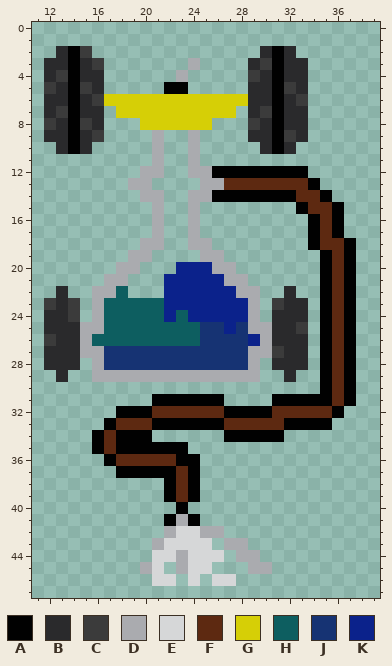
Two states of a pixel-art sprite, sprites/Hookah/3.png. Above: the version before the commit.
The file is 50x50 pixels. Shown: x 11..39, y 0..47.
Palette (. is transparent): A #010101  B #2a2a2c  C #3b3b3b  D #aaabaf  E #d6d7d8  F #5d2911  G #d6cf06  H #0d5e60  J #163373  K #0b228b
Pixels before, first column x 12:
 2 .BAC..............BAB.....
 3 BBABC.......D....BCABB....
 4 BCABB......D.....CBABB....
 5 CBACB.....AA.....BBACB....
 6 BBABCGGGGGGGGGGGGBBABC....
 7 BCABB.GGGGGGGGGG.BCABB....
 8 CBACB...GGGGGG...CBABB....
 9 BBABC....D..D....BBACB....
10 .BAB.....D..D.....BAB.....
11 .........D..D.............
12 ........DD..DDAAAAAAAA....
13 .......DD....DDFFFFFFFA...
14 ........DD..DDAAAAAAAFFA..
15 .........D..D........AFFA.
16 .........D..D.........AFA.
17 .........D..D.........AFA.
18 ........DD..DD........AFFA
19 .......DD....DD........AFA
20 ......DD...KKKDD.......AFA
21 .....DD...KKKKKDD......AFA
22 .B..DDH...KKKKKKDD..B..AFA
23 CBC.DHHHHHKKKKKKKD.CBB.AFA
24 BBC.DHHHHHKHKKKKKD.BBB.AFA
25 BBBDDHHHHHHHHJJKJDDBBC.AFA
26 CBBDHHHHHHHHHJJJJKDBBB.AFA
27 BBBDDJJJJJJJJJJJJDDCBB.AFA
28 BBB.DJJJJJJJJJJJJD.BBB.AFA
29 .B..DDDDDDDDDDDDDD..B..AFA
30 .......................AFA
31 .........AAAAAA....AAAAAFA
32 ......AAAFFFFFFAAAAFFFFFA.
33 .....AFFFAAAAAAFFFFFAAAA..
34 ....AFAAA......AAAAA......
35 ....AFAAAAAA..............
36 .....AFFFFFAA.............
37 ......AAAAAFA.............
38 ..........AFA.............
39 ..........AFA.............
40 ...........A..............
41 ..........ADA.............
42 ..........DEEDD...........
43 .........DEEEE.DD.........
44 .........EEDEEE.DD........
45 ........DE.DEE...DD.......
46 .........EE.E.EE..........
Now the later version:
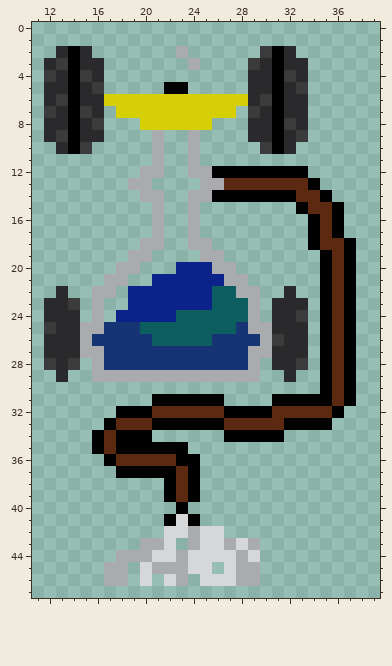
The exact change:
{"y":2,"x":15,"old":"C","new":"B"}
{"y":2,"x":23,"old":".","new":"D"}
{"y":2,"x":30,"old":"B","new":"C"}
{"y":3,"x":13,"old":"B","new":"C"}
{"y":3,"x":16,"old":"C","new":"B"}
{"y":3,"x":29,"old":"BC","new":"CB"}
{"y":4,"x":12,"old":"BC","new":"CB"}
{"y":4,"x":15,"old":"B","new":"C"}
{"y":4,"x":23,"old":"D","new":"."}
{"y":4,"x":29,"old":"C","new":"B"}
{"y":4,"x":32,"old":"B","new":"C"}
{"y":5,"x":12,"old":"C","new":"B"}
{"y":5,"x":15,"old":"CB","new":"BC"}
{"y":5,"x":32,"old":"CB","new":"BC"}
{"y":6,"x":13,"old":"B","new":"C"}
{"y":6,"x":16,"old":"C","new":"B"}
{"y":6,"x":30,"old":"B","new":"C"}
{"y":6,"x":33,"old":"C","new":"B"}
{"y":7,"x":12,"old":"BC","new":"CB"}
{"y":7,"x":15,"old":"B","new":"C"}
{"y":7,"x":29,"old":"BC","new":"CB"}
{"y":8,"x":12,"old":"C","new":"B"}
{"y":8,"x":15,"old":"CB","new":"BC"}
{"y":8,"x":29,"old":"C","new":"B"}
{"y":8,"x":32,"old":"B","new":"C"}
{"y":9,"x":13,"old":"B","new":"C"}
{"y":9,"x":16,"old":"C","new":"B"}
{"y":9,"x":32,"old":"CB","new":"BC"}
{"y":10,"x":15,"old":"B","new":"C"}
{"y":10,"x":30,"old":"B","new":"C"}
{"y":21,"x":21,"old":".","new":"K"}
{"y":22,"x":18,"old":"H...","new":".KKK"}
{"y":22,"x":26,"old":"KK","new":"HH"}
{"y":23,"x":12,"old":"C","new":"B"}
{"y":23,"x":17,"old":"HHHHH","new":"..KKK"}
{"y":23,"x":26,"old":"KKK","new":"HHH"}
{"y":23,"x":31,"old":"C","new":"B"}
{"y":24,"x":14,"old":"C","new":"B"}
{"y":24,"x":17,"old":"HHHHH","new":".KKKK"}
{"y":24,"x":24,"old":"KKKKK","new":"HHHHH"}
{"y":24,"x":33,"old":"B","new":"C"}
{"y":25,"x":12,"old":"B","new":"C"}
{"y":25,"x":17,"old":"HHH","new":"JJJ"}
{"y":25,"x":25,"old":"JJK","new":"HHH"}
{"y":25,"x":33,"old":"C","new":"B"}
{"y":26,"x":12,"old":"C","new":"B"}
{"y":26,"x":16,"old":"HHHHH","new":"JJJJJ"}
{"y":26,"x":25,"old":"J","new":"H"}
{"y":26,"x":29,"old":"K","new":"J"}
{"y":26,"x":31,"old":"B","new":"C"}
{"y":27,"x":31,"old":"C","new":"B"}
{"y":28,"x":12,"old":"B","new":"C"}
{"y":28,"x":14,"old":"B","new":"C"}
{"y":28,"x":33,"old":"B","new":"C"}
{"y":41,"x":23,"old":"D","new":"E"}
{"y":42,"x":22,"old":"D","new":"E"}
{"y":42,"x":24,"old":"EDD","new":"DEE"}
{"y":43,"x":20,"old":".","new":"D"}
{"y":43,"x":23,"old":"EE","new":".D"}
{"y":43,"x":26,"old":".","new":"E"}
{"y":43,"x":28,"old":"D.","new":"ED"}
{"y":44,"x":18,"old":"...","new":"DDD"}
{"y":44,"x":27,"old":".","new":"E"}
{"y":44,"x":29,"old":"D","new":"E"}
{"y":45,"x":17,"old":"..","new":"DD"}
{"y":45,"x":20,"old":"DE.","new":"EDD"}
{"y":45,"x":27,"old":"..","new":"ED"}
{"y":45,"x":30,"old":"D","new":"."}
{"y":46,"x":17,"old":"..","new":"DD"}
{"y":46,"x":20,"old":".E","new":"E."}
{"y":46,"x":23,"old":".E.","new":"D.E"}
{"y":46,"x":28,"old":"..","new":"DD"}
